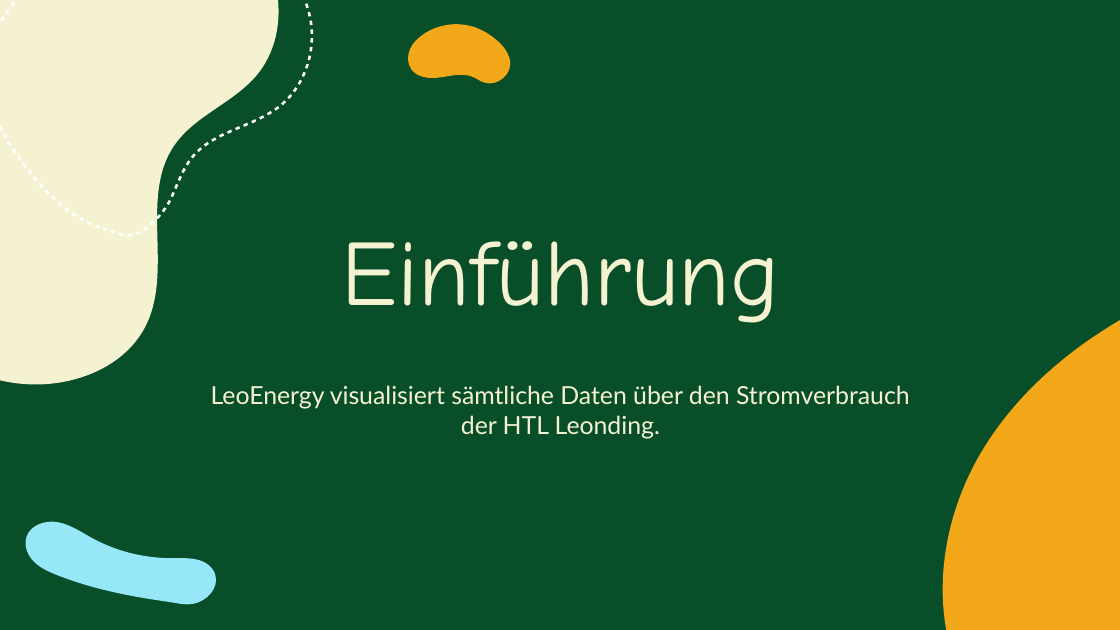
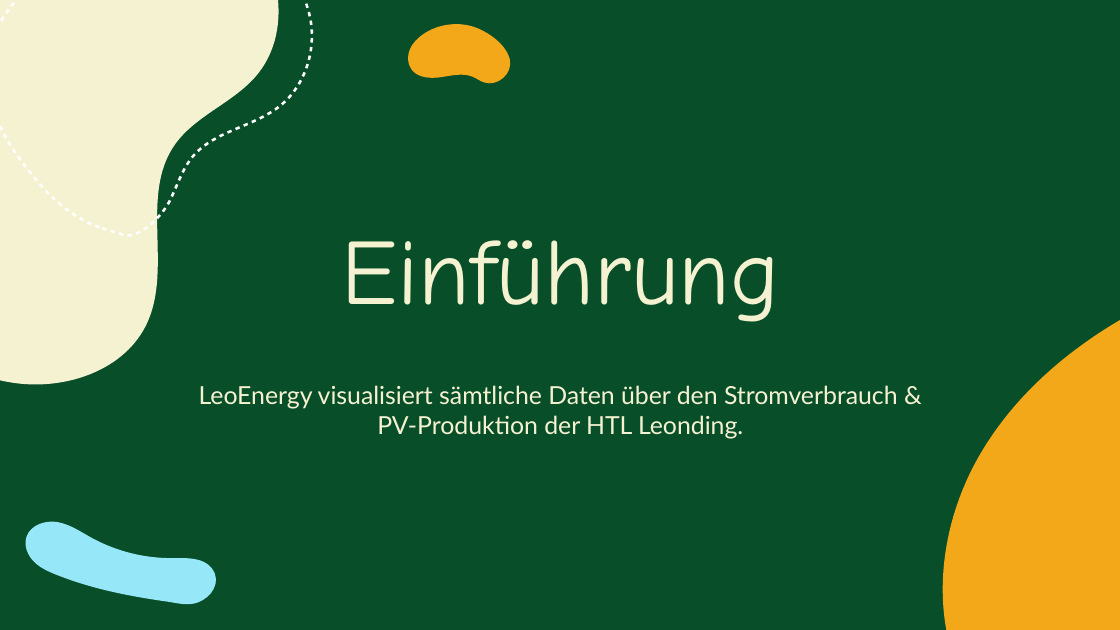
Before and after one commit to BjelakDenis/2324-4bhif-syp-project-iot-dashboard, a slide deck: slide 2 of LeoEnergy.pptx. Drawn at 1120x630 pixels with LibreOffice and Linux fonts; fonts in the diff are those of the drawing. Boxes give left, top, right and bottom in pixels: in the first picture for what was removed or moved away, otherwise in the second. Text is boxed around its words. In the diff, an @@ line names an element or a change of style, - is before the commit and + after.

```diff
--- a/LeoEnergy.pptx
+++ b/LeoEnergy.pptx
@@ freeform shape at (0,0,407,451): outline redrawn @@
@@ freeform shape at (845,155,1120,630): outline redrawn @@
@@ subtitle at (199,385,898,439): text changed @@
-LeoEnergy visualisiert sämtliche Daten über den Stromverbrauch der HTL Leonding.
+LeoEnergy visualisiert sämtliche Daten über den Stromverbrauch & PV-Produktion der HTL Leonding.
```
Also in this commit, not shown: 6 other slides changed, 2 slides added, 4 slides removed, 1 other file.
